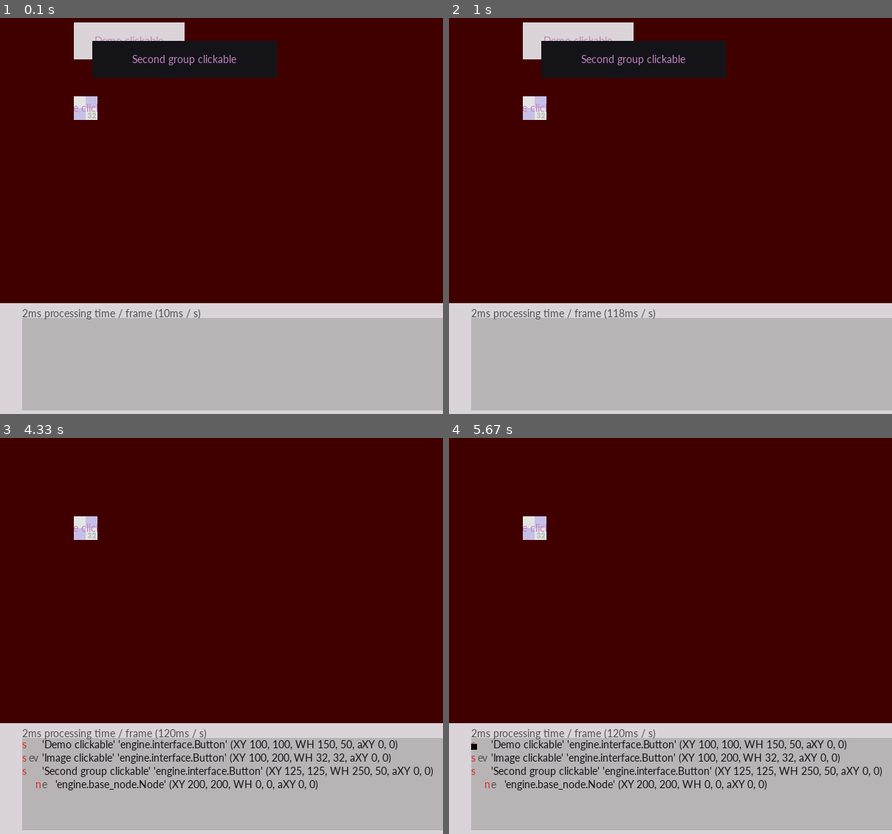
Above: before the commit, frames 1-4 (two rows, left to right).
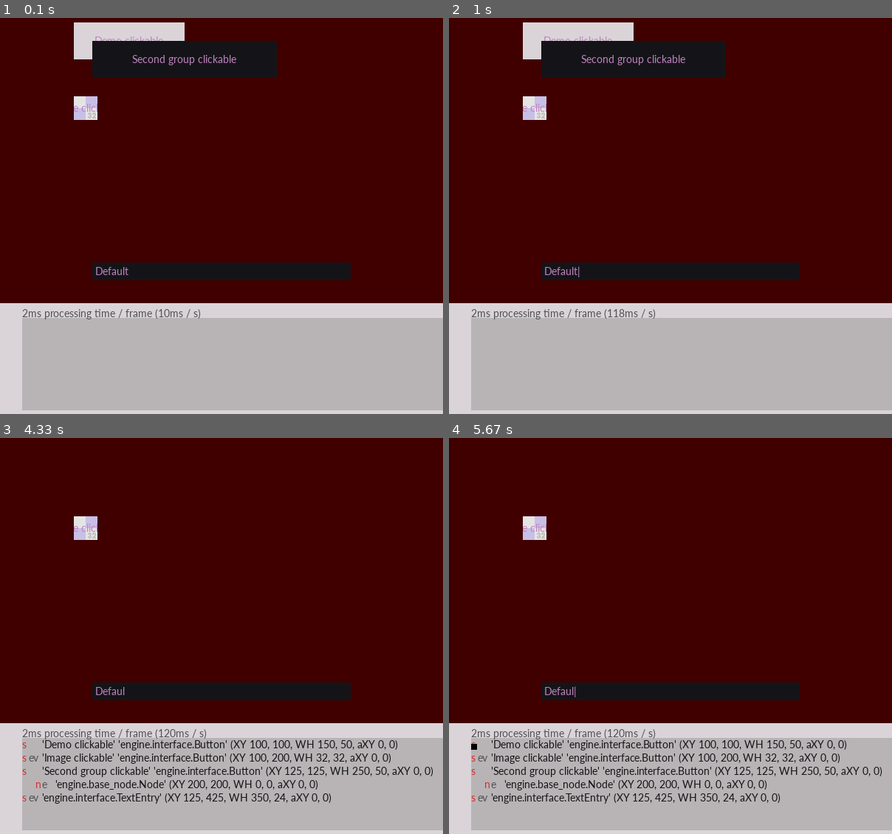
Above: after the commit, the same moments.

Repository: ageneric/pygame-engine-indev
Game: pygame game, started from main.py
Two runs of this game, one before a commit and one after it. Both use one fixed random seed, a clock stepped at 60 frames per second and the inputs below.
Inputs (mouse positions are in pixels of both pictures, inside the frame that each line leads up to):
- Up to frame 1 (0.1 s): no input
- Up to frame 2 (1 s): press the mouse at (533, 109) at 0.37 s; move the mouse to (590, 81) at 0.47 s; release the mouse at (652, 53) at 0.6 s; press the mouse at (670, 271) at 0.7 s; move the mouse to (688, 275) at 0.8 s; release the mouse at (705, 279) at 0.93 s
- Up to frame 3 (4.33 s): click (84, 529) at 1.05 s; press the mouse at (221, 691) at 1.37 s; move the mouse to (217, 731) at 1.47 s; release the mouse at (212, 770) at 1.6 s; tap Backspace at 1.67 s; press the mouse at (84, 529) at 2.03 s; move the mouse to (234, 580) at 2.13 s; release the mouse at (380, 632) at 2.27 s; press the mouse at (221, 691) at 2.37 s; move the mouse to (137, 663) at 2.47 s; release the mouse at (57, 639) at 2.6 s; press the mouse at (84, 529) at 2.7 s; move the mouse to (97, 501) at 2.8 s; release the mouse at (115, 477) at 2.93 s; press the mouse at (221, 691) at 3.03 s; move the mouse to (155, 564) at 3.13 s; release the mouse at (88, 438) at 3.27 s; press the mouse at (84, 529) at 3.37 s; move the mouse to (163, 628) at 3.47 s; release the mouse at (239, 727) at 3.6 s; press the mouse at (221, 691) at 3.7 s; move the mouse to (301, 675) at 3.8 s; release the mouse at (380, 655) at 3.93 s; tap Tab at 4 s
- Up to frame 4 (5.67 s): press the mouse at (670, 691) at 4.37 s; move the mouse to (701, 715) at 4.47 s; release the mouse at (732, 742) at 4.6 s; press the mouse at (533, 529) at 4.7 s; move the mouse to (666, 604) at 4.8 s; release the mouse at (798, 683) at 4.93 s; tap Tab at 5 s; press the mouse at (670, 691) at 5.37 s; move the mouse to (692, 699) at 5.47 s; release the mouse at (714, 707) at 5.6 s

The runs differ from the first frame. In frame 1, 2.6% of the frame differs, in the area x 20-80%, y 61-67%; in frame 2, 2.6%; in frame 3, 3.1%, in the area x 5-80%, y 61-93%; in frame 4, 3.1%.

Commit message:
Mostly implement text entry boxes

Diff:
--- a/engine/interface.py
+++ b/engine/interface.py
@@ -49,7 +49,6 @@
         }
         self.style.update(kwargs)
 
-        self.visible = True  # True when visible. Button ignores input while invisible.
         self.state = Button.idle
         self.pre_render_text()
 
@@ -66,7 +65,7 @@
         last_state = self.state
         mouse_over = self.rect.collidepoint(event.pos)
         # Only react to a click on mouse-up (helps avoid an accidental click).
-        if event.type == MOUSEBUTTONUP and self.state == Button.press:
+        if self.state == Button.press and event.type == MOUSEBUTTONUP:
             if mouse_over and self.callback:
                 self.on_click()
             self.state = Button.idle
@@ -90,7 +89,8 @@
             if self.background_image:
                 self.image.blit(self.background_image, (0, 0))
                 color = self.accent_color()
-                text.draw(self.image, self.message, (self.transform.width / 2, self.transform.height / 2), color=color, justify=True)
+                text.draw(self.image, self.message, (self.transform.width / 2, self.transform.height / 2),
+                          color=color, justify=True)
             else:
                 box_color = self.background_color()
                 color = self.accent_color()
@@ -114,10 +114,76 @@
 
 class TextEntry(SpriteNode):
     """A single line rectangular box that can be typed in."""
-    idle, selected = range(2)
+    idle, hover, selected, disabled = range(4)
 
-    def enter(self):
-        pass
+    def __init__(self, node_props, default_text="", enter_callback=None, group=None, **kwargs):
+        fill_color = kwargs.get("background", BACKGROUND_DEFAULT)
+        super(TextEntry, self).__init__(node_props, group, fill_color=fill_color)
+
+        self.enter_callback = enter_callback
+
+        self.state = TextEntry.idle
+        self.text = default_text
+
+    def on_enter(self):
+        self.enter_callback(self.text)
+        self.state = TextEntry.idle
+
+    def events(self, pygame_events):
+        if self.state == TextEntry.disabled or not self.visible:
+            return
+
+        for event in pygame_events:
+            last_state = self.state
+
+            if event.type in MOUSE_EVENTS:
+                mouse_over = self.rect.collidepoint(event.pos)
+
+                if mouse_over:
+                    if event.type == MOUSEBUTTONDOWN:
+                        self.state = TextEntry.selected
+                    elif self.state == TextEntry.idle:
+                        self.state = TextEntry.hover
+                elif self.state == TextEntry.hover or event.type == MOUSEBUTTONDOWN:
+                    self.state = TextEntry.idle
+
+            elif self.state == TextEntry.selected and event.type == pygame.KEYDOWN:
+                if event.key == pygame.K_RETURN:
+                    if self.enter_callback:
+                        self.on_enter()
+                elif event.key == pygame.K_ESCAPE or event.key == pygame.K_TAB:
+                    self.state = TextEntry.idle
+                elif event.mod & pygame.KMOD_CTRL:
+                    if event.key == pygame.K_BACKSPACE:
+                        self.text = ''
+                        self.dirty = 1
+                elif event.key == pygame.K_BACKSPACE:
+                    self.text = self.text[:-1]
+                    self.dirty = 1
+                else:
+                    self.text += event.unicode
+                    self.dirty = 1
+
+            if last_state != self.state:
+                self.dirty = 1
+
+    def draw(self, surface):
+        super().draw(surface)
+        if self.visible and self.dirty:
+            if self.state == TextEntry.hover:
+                self.image.fill(modify_color(BACKGROUND_DEFAULT, -15))  # todo: use actual
+            else:
+                self.image.fill(BACKGROUND_DEFAULT)  # todo: use actual
+
+            if self.state == TextEntry.selected:
+                text_to_draw = self.text + '|'
+            else:
+                text_to_draw = self.text
+            text.draw(self.image, text_to_draw, (4, self.transform.height / 2),
+                      justify=(False, True))
 
 class Grid(SpriteNode):
     """A container for equally spaced UI items that draws them onto a buffer."""
+    def __init__(self, node_props, group=None, **kwargs):
+        fill_color = kwargs.get("background", BACKGROUND_DEFAULT)
+        super(Grid, self).__init__(node_props, group, fill_color=fill_color)
--- a/main.py
+++ b/main.py
@@ -31,6 +31,8 @@
 
     surf = pg.Surface((display_width, display_height))
     surf_detail = pg.Surface((display_width, SURF_HEIGHT))
+
+    pg.key.set_repeat(500, 50)
 
     print('3/3 Starting: main loop')
     scene, scene_detail = initialise_scenes(surf, surf_detail, FIRST_SCENE_NAME, DETAIL_SCENE_NAME)
--- a/scenes.py
+++ b/scenes.py
@@ -2,7 +2,7 @@
 import engine.text as text
 import engine.interface as interface
 from engine.base_scene import Scene
-from engine.base_node import Node, SpriteNode, NodeProperties
+from engine.base_node import Node, NodeProperties
 from constants import *
 
 from tree_tab import TreeTab
@@ -46,6 +46,11 @@
                                             background=C_DARK)
         self.event_handlers.append(self.test_button)
 
+        self.test_entry = interface.TextEntry(NodeProperties(self, 125, 425, 350, 24),
+                                              'Default', callback, self.group2,
+                                              background=C_DARK)
+        self.event_handlers.append(self.test_button)
+
         self.test_node = Node(NodeProperties(self.test_button, 200, 200))
 
         self.groups.append(self.group2)
@@ -61,6 +66,7 @@
             if event.type in interface.MOUSE_EVENTS:
                 for button in self.event_handlers:
                     button.mouse_event(event)
+        self.test_entry.events(pygame_events)
 
 
 class ExampleDetail(Scene):
--- a/tree_tab.py
+++ b/tree_tab.py
@@ -1,10 +1,10 @@
 import pygame
 import engine.text
-from engine.interface import Button
 from engine.base_node import Node, SpriteNode, Transform
 from constants import C_LIGHT, C_DARK, C_RED, C_LIGHT_ISH, C_DARK_ISH
+from collections import namedtuple
 
-# TODO: optimise TreeTab display to not re-render labels for nodes that did not change
+TreeEntry = namedtuple('TreeEntry', ['nodes', 'node_uid', 'enabled', 'visible', 'tree_image'])
 
 class TreeTab(SpriteNode):
     def __init__(self, node_props, group=None, ref=None):
